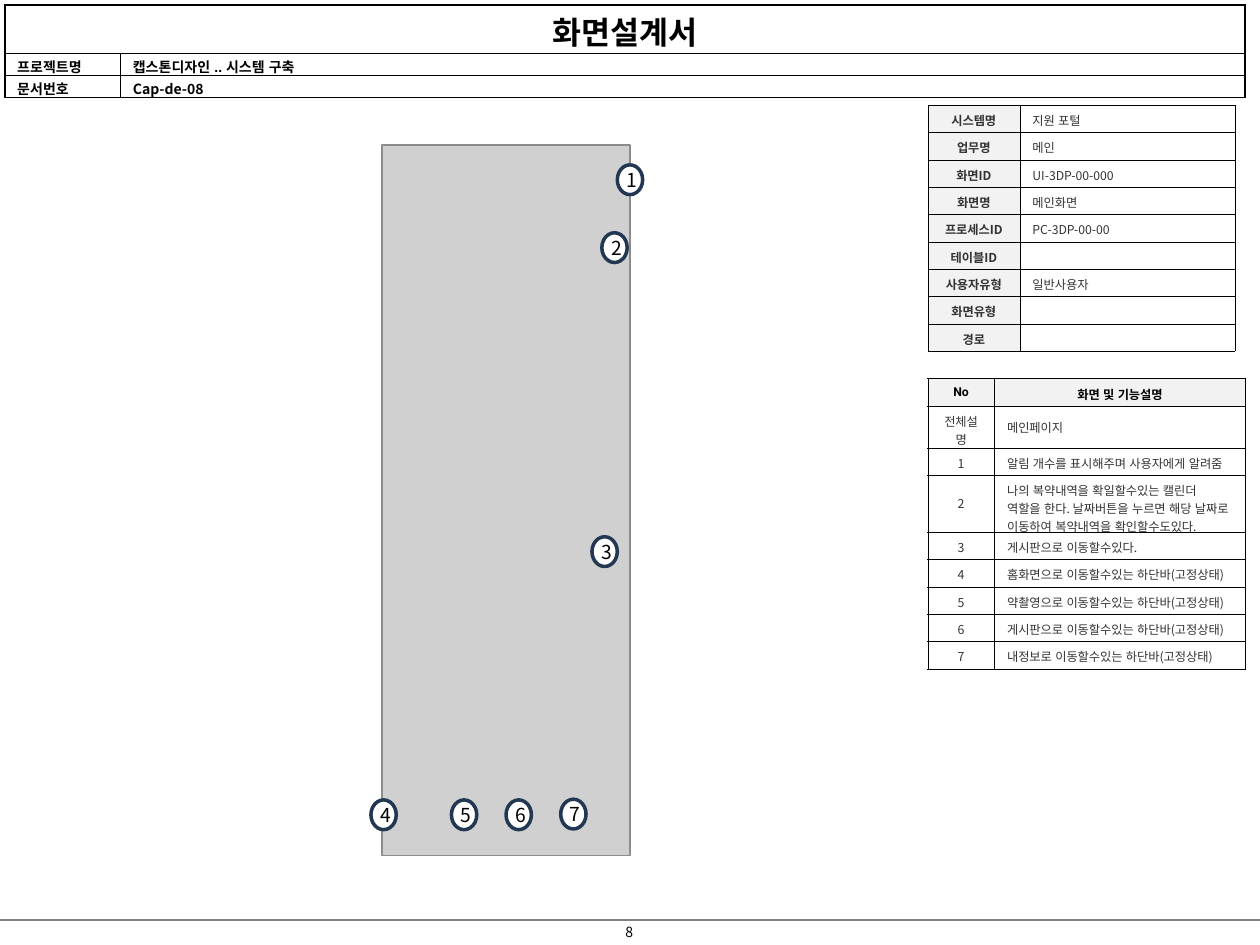
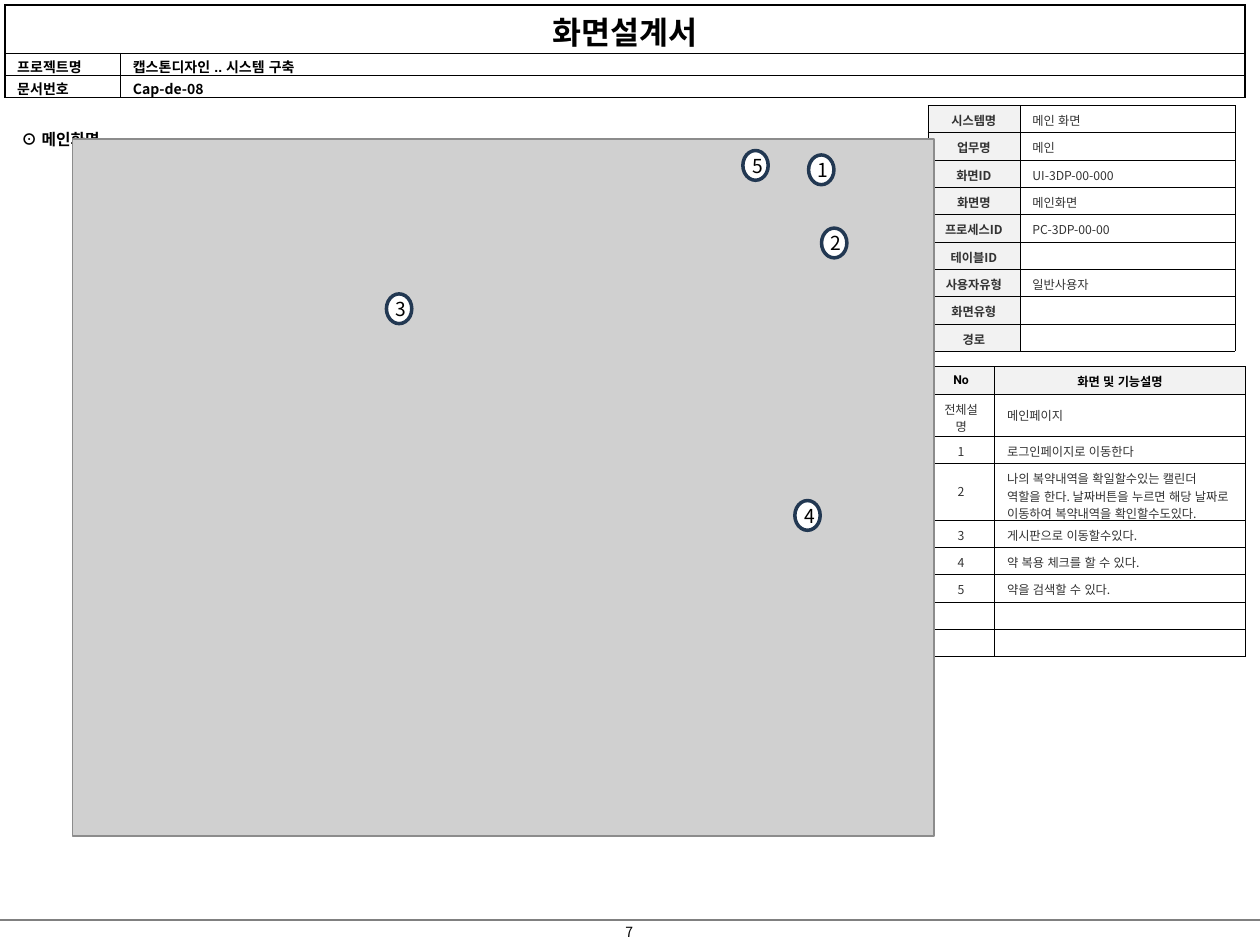
Before and after one commit to jiyong706/debug, a slide deck: slide 7 of debug 산출물/화면 설계서/2024_05_22화면설계서-V0.1.2.pptx (slide 8 before the commit). Drawn at 1260x945 pixels with LibreOffice and Linux fonts; fonts in the diff are those of the drawing; grey boxes stand for pictures. Boxes give left, top, right and bottom in pixels: in the first picture for what was removed or moved away, otherwise in the second. Text is boxed around its words. In the diff, an @@ line names an element or a change of style, - is before the commit and + after.

```diff
--- a/debug 산출물/화면 설계서/2024_05_22화면설계서-V0.1.2.pptx
+++ b/debug 산출물/화면 설계서/2024_05_22화면설계서-V0.1.2.pptx
@@ table at (927,106,1235,352) @@
-row 1, column 2: 지원 포털
+row 1, column 2: 메인 화면
@@ text added at (42,129,100,150), 9 pt, text #000000, bold @@
+⊙ 메인화면
@@ picture added at (73,139,935,835) @@
@@ picture removed at (382,145,630,856) @@
@@ ellipse "5": place and size @@
-ellipse "5" at (451,800,476,830)
+ellipse "5" at (743,150,769,180)
@@ ellipse "1": place and size @@
-ellipse "1" at (617,165,643,195)
+ellipse "1" at (809,155,834,185)
@@ ellipse "2": place and size @@
-ellipse "2" at (602,233,627,263)
+ellipse "2" at (822,228,847,258)
@@ ellipse "3": place and size @@
-ellipse "3" at (592,537,617,567)
+ellipse "3" at (387,294,412,324)
@@ table at (927,367,1245,672) @@
-row 3, column 2: 알림 개수를 표시해주며 사용자에게 알려줌
+row 3, column 2: 로그인페이지로 이동한다
-row 6, column 2: 홈화면으로 이동할수있는 하단바(고정상태)
+row 6, column 2: 약 복용 체크를 할 수 있다.
-row 7, column 2: 약촬영으로 이동할수있는 하단바(고정상태)
+row 7, column 2: 약을 검색할 수 있다.
-row 8, column 1: 6
+row 8, column 1: 
-row 8, column 2: 게시판으로 이동할수있는 하단바(고정상태)
+row 8, column 2: 
-row 9, column 1: 7
+row 9, column 1: 
-row 9, column 2: 내정보로 이동할수있는 하단바(고정상태)
+row 9, column 2: 
@@ table: place and size @@
-table at (927,379,1245,742)
+table at (927,367,1245,672)
@@ ellipse "4": place and size @@
-ellipse "4" at (370,800,396,830)
+ellipse "4" at (795,500,820,530)
@@ ellipse removed at (507,800,532,830) @@
-6
@@ ellipse removed at (561,799,586,829) @@
-7
@@ page number at (625,926,633,937): text changed @@
-8
+7
```
Also in this commit, not shown: 16 other slides changed, 2 slides added, 2 slides removed.
